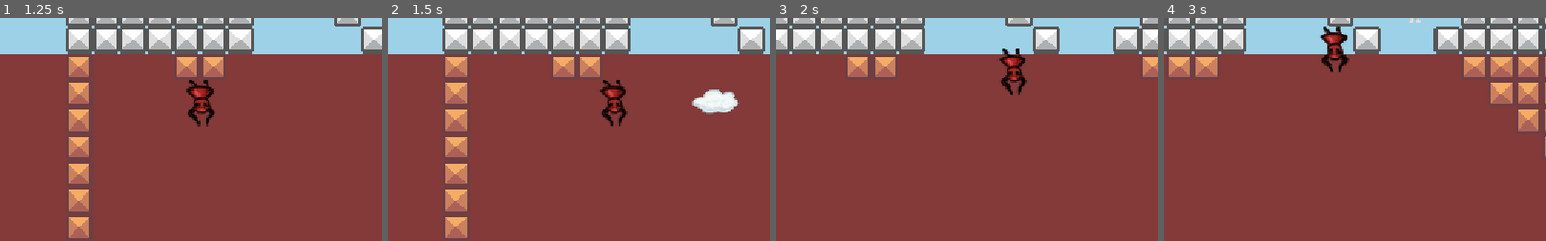
Above: before the commit, frames 1-4 (left to right).
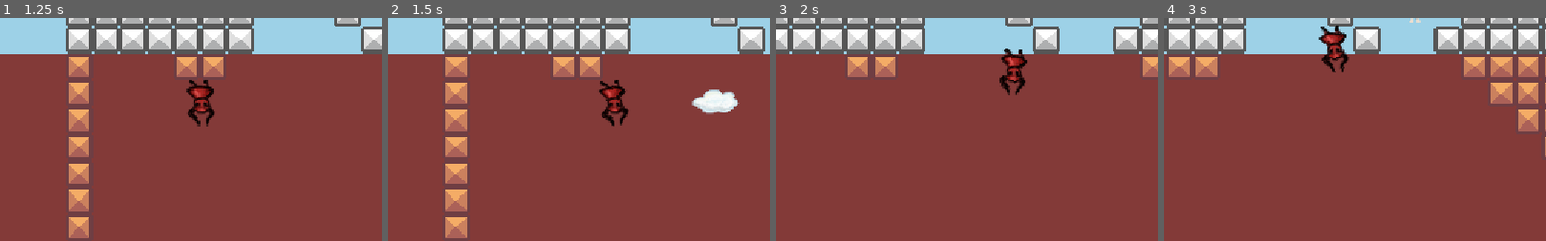
Above: after the commit, the same moments.

Repository: ang-vil/angvil
Game: Godot game, scene res://scenes/menu.tscn
The game is run twice, just before and just after one commit, with the same random seed, the same clock (stepped at 60 frames per second) and the same inputs.
Inputs:
- Up to frame 1 (1.25 s): click "run game" at 0.5 s
- Up to frame 2 (1.5 s): tap Enter (ui_accept) at 1.25 s; hold Right (key_right) from 1.28 s (still down); tap Space (shoot) at 1.35 s
- Up to frame 3 (2 s): keep holding Right (key_right); tap Enter (ui_accept) at 1.52 s
- Up to frame 4 (3 s): release Right (key_right) at 2.03 s; hold Down (key_down) 2.03-2.78 s; tap Space (shoot) at 2.1, 2.85 s; tap Enter (ui_accept) at 2.27 s; hold Right (key_right) from 2.78 s (still down)
The pictures show only the part of the screen within x 24-74%, y 42-92%; the shares and areas given below are measured in that part.

Frame 1 is identical in both runs. In frame 2, 0.5% of the frame differs, in the area x 55-63%, y 27-49%; in frame 3, 0.5%, in the area x 58-66%, y 13-35%; in frame 4, 0.5%.

Commit message:
let devil wiggle a bit when walking

Diff:
--- a/scenes/devil.tscn
+++ b/scenes/devil.tscn
@@ -1,10 +1,25 @@
-[gd_scene load_steps=4 format=2]
+[gd_scene load_steps=5 format=2]
 
 [ext_resource path="res://scripts/devil.gd" type="Script" id=1]
 [ext_resource path="res://assets/devil.png" type="Texture" id=2]
 
 [sub_resource type="RectangleShape2D" id=1]
 extents = Vector2( 14, 16 )
+
+[sub_resource type="Animation" id=2]
+resource_name = "walk"
+tracks/0/type = "value"
+tracks/0/path = NodePath("Sprite:rotation_degrees")
+tracks/0/interp = 1
+tracks/0/loop_wrap = true
+tracks/0/imported = false
+tracks/0/enabled = true
+tracks/0/keys = {
+"times": PoolRealArray( 0.1, 0.2, 0.3, 0.4, 0.5, 0.6, 0.7, 0.8, 0.9 ),
+"transitions": PoolRealArray( 1, 1, 1, 1, 1, 1, 1, 1, 1 ),
+"update": 0,
+"values": [ 0.0, -5.0, -7.0, -5.0, 0.0, 5.0, 7.0, 5.0, 0.0 ]
+}
 
 [node name="devil" type="KinematicBody2D"]
 position = Vector2( 0, 100 )
@@ -23,3 +38,6 @@
 [node name="bulletspawn" type="Position2D" parent="."]
 
 [node name="devil_visibility" type="VisibilityNotifier2D" parent="."]
+
+[node name="AnimationPlayer" type="AnimationPlayer" parent="."]
+anims/walk = SubResource( 2 )
--- a/scripts/devil.gd
+++ b/scripts/devil.gd
@@ -14,10 +14,12 @@
 		get_node("Sprite").set_flip_h(false)
 		direction.x = 1
 		velocity.x = lerp(velocity.x, vars.WALK_SPEED, 0.3)
+		$AnimationPlayer.play("walk")
 	elif Input.is_action_pressed("key_left"):
 		get_node("Sprite").set_flip_h(true)
 		direction.x = -1
 		velocity.x = lerp(velocity.x, vars.WALK_SPEED*-1, 0.3)
+		$AnimationPlayer.play("walk")
 	else:
 		# smoothen walk
 		velocity.x = lerp(velocity.x, 0, 0.1)
